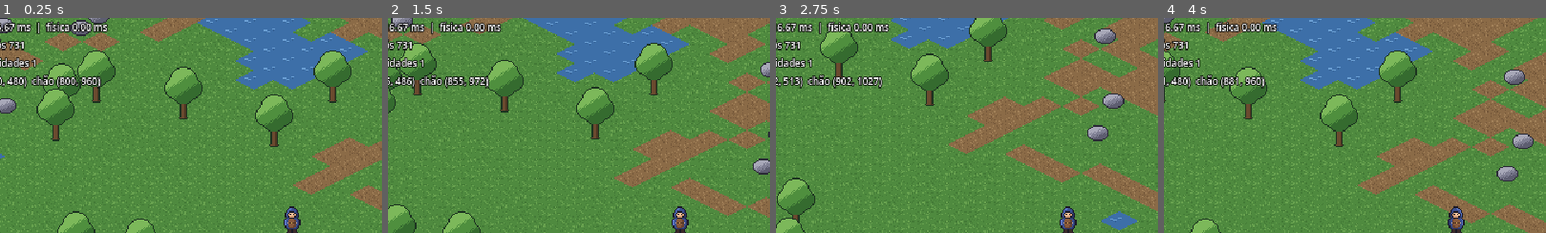
Above: before the commit, frames 1-4 (left to right).
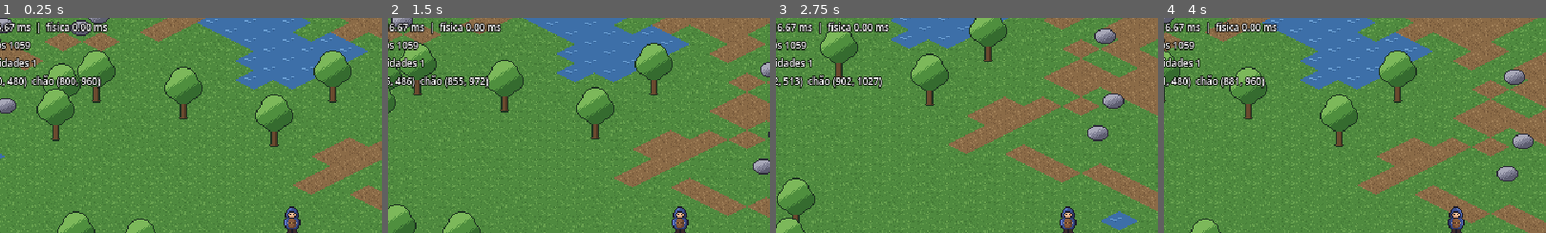
Above: after the commit, the same moments.

Repository: joaovictormendessilva/2d-isometric
Game: Godot game, scene res://scenes/main/main.tscn
Two runs of this game, one before a commit and one after it. Both use one fixed random seed, a clock stepped at 60 frames per second and the inputs below.
Inputs:
- Up to frame 1 (0.25 s): no input
- Up to frame 2 (1.5 s): tap Enter at 0.5 s; hold D (move_right) 0.53-1.28 s; hold S (move_down) from 1.28 s (still down)
- Up to frame 3 (2.75 s): release S (move_down) at 2.03 s; hold D (move_right) from 2.03 s (still down)
- Up to frame 4 (4 s): release D (move_right) at 2.78 s; hold W (move_up) 2.78-3.53 s; hold A (move_left) from 3.53 s (still down)
The pictures show only the part of the screen within x 12-62%, y 0-50%; the shares and areas given below are measured in that part.

The runs differ from the first frame. In frame 1, 0.2% of the frame differs, in the area x 2-9%, y 10-16%; in frame 2, 0.2%; in frame 3, 0.2%; in frame 4, 0.2%.

Commit message:
Fade tall props when the local player walks behind them
OccluderFade component on the base prop scene: fades the sprite while a
local-player character stands behind it; props too short to hide a
character disable it. Physics layer masks centralized in PhysicsLayers.

Diff:
--- /dev/null
+++ b/core/physics_layers.gd
@@ -0,0 +1,6 @@
+class_name PhysicsLayers
+## Máscaras de bits das camadas de física (nomes em Project Settings > Layer Names > 2D Physics).
+## Arquivos .tscn usam os números direto; no código, use sempre estas constantes.
+
+const WORLD := 1 << 0  ## Terreno bloqueante e objetos fixos (árvores, pedras, prédios).
+const ACTORS := 1 << 1  ## Personagens e criaturas.
--- /dev/null
+++ b/scenes/components/occluder_fade.gd
@@ -0,0 +1,68 @@
+class_name OccluderFade
+extends Area2D
+## Deixa um objeto alto semitransparente enquanto um observador (o personagem do jogador
+## local) está ATRÁS dele, para o jogador nunca perder o próprio personagem de vista.
+## A zona de detecção é calculada a partir do sprite; objetos baixos demais para esconder
+## alguém (ex.: pedras) desligam o efeito sozinhos. Só apresentação: não afeta regras.
+
+## Grupo dos nós cuja visibilidade importa nesta tela (o personagem do jogador local).
+const VIEWER_GROUP := &"occlusion_viewer"
+## Sprites mais baixos que isto não escondem um personagem.
+const MIN_HIDING_HEIGHT := 20.0
+## Folga em volta do desenho para o efeito começar antes de o personagem sumir.
+const MARGIN := 4.0
+
+@export var sprite: Sprite2D
+@export_range(0.0, 1.0) var faded_alpha: float = 0.45
+@export var fade_time: float = 0.15
+
+var _viewers: Array[Node2D] = []
+var _faded := false
+var _tween: Tween
+
+
+func _ready() -> void:
+	var rect := sprite.get_rect()
+	if rect.size.y < MIN_HIDING_HEIGHT:
+		queue_free()
+		return
+	collision_layer = 0
+	collision_mask = PhysicsLayers.ACTORS
+	monitorable = false
+	var shape := RectangleShape2D.new()
+	shape.size = rect.grow(MARGIN).size
+	var zone := CollisionShape2D.new()
+	zone.shape = shape
+	zone.position = rect.get_center()
+	add_child(zone)
+	body_entered.connect(_on_body_entered)
+	body_exited.connect(_on_body_exited)
+	set_physics_process(false)
+
+
+func _on_body_entered(body: Node2D) -> void:
+	if body.is_in_group(VIEWER_GROUP):
+		_viewers.append(body)
+		set_physics_process(true)
+
+
+func _on_body_exited(body: Node2D) -> void:
+	_viewers.erase(body)
+	if _viewers.is_empty():
+		set_physics_process(false)
+		_set_faded(false)
+
+
+## Só roda enquanto há observador na zona: "atrás" = pés acima da base do objeto.
+func _physics_process(_delta: float) -> void:
+	_set_faded(_viewers.any(func(v: Node2D) -> bool: return v.global_position.y < global_position.y))
+
+
+func _set_faded(faded: bool) -> void:
+	if faded == _faded:
+		return
+	_faded = faded
+	if _tween:
+		_tween.kill()
+	_tween = create_tween()
+	_tween.tween_property(sprite, "modulate:a", faded_alpha if faded else 1.0, fade_time)
--- a/scenes/main/main.gd
+++ b/scenes/main/main.gd
@@ -40,6 +40,8 @@
 	character.entity_id = session.allocate_entity_id()
 	character.player_id = player_id
 	character.position = at
+	if player_id == LOCAL_PLAYER_ID:
+		character.add_to_group(OccluderFade.VIEWER_GROUP)
 	region.entities.add_child(character)
 	character.reset_physics_interpolation()
 	session.register_entity(character.entity_id, character)
--- a/scenes/props/prop.tscn
+++ b/scenes/props/prop.tscn
@@ -1,6 +1,7 @@
-[gd_scene load_steps=2 format=3]
+[gd_scene load_steps=3 format=3]
 
 [ext_resource type="Script" path="res://scenes/components/footprint.gd" id="1_footprint"]
+[ext_resource type="Script" path="res://scenes/components/occluder_fade.gd" id="2_occluder"]
 
 [node name="Prop" type="StaticBody2D"]
 collision_mask = 0
@@ -10,3 +11,7 @@
 
 [node name="Footprint" type="CollisionPolygon2D" parent="."]
 script = ExtResource("1_footprint")
+
+[node name="Occluder" type="Area2D" parent="." node_paths=PackedStringArray("sprite")]
+script = ExtResource("2_occluder")
+sprite = NodePath("../Sprite")
--- /dev/null
+++ b/tests/test_occlusion.gd
@@ -0,0 +1,32 @@
+extends TestCase
+## Objetos altos ficam semitransparentes quando o personagem local está atrás deles.
+
+const TREE_SCENE := preload("res://scenes/props/tree.tscn")
+const ROCK_SCENE := preload("res://scenes/props/rock.tscn")
+
+
+func test_tree_fades_only_when_viewer_is_behind() -> void:
+	var tree_prop: Node2D = add_to_tree(TREE_SCENE.instantiate())
+	var sprite: Sprite2D = tree_prop.get_node("Sprite")
+	var viewer := spawn_character(Vector2(0, -12))
+	viewer.add_to_group(OccluderFade.VIEWER_GROUP)
+	await physics_frames(20)
+	check(sprite.modulate.a < 0.6, "árvore transparente com o personagem atrás (a=%.2f)" % sprite.modulate.a)
+
+	viewer.position = Vector2(0, 10)  # na frente da base: a árvore volta ao normal
+	await physics_frames(20)
+	check(is_equal_approx(sprite.modulate.a, 1.0), "árvore opaca com o personagem na frente")
+
+
+func test_other_characters_do_not_fade_trees() -> void:
+	var tree_prop: Node2D = add_to_tree(TREE_SCENE.instantiate())
+	spawn_character(Vector2(0, -12))  # sem o grupo de observador (ex.: outro jogador/monstro)
+	await physics_frames(20)
+	check(is_equal_approx((tree_prop.get_node("Sprite") as Sprite2D).modulate.a, 1.0),
+		"só o personagem local deixa objetos transparentes")
+
+
+func test_low_props_never_fade() -> void:
+	var rock: Node2D = add_to_tree(ROCK_SCENE.instantiate())
+	await physics_frames(1)
+	check(not rock.has_node("Occluder"), "pedra é baixa demais para esconder alguém")
--- a/tools/generate_meadow_region.gd
+++ b/tools/generate_meadow_region.gd
@@ -53,7 +53,7 @@
 	ts.tile_layout = TileSet.TILE_LAYOUT_DIAMOND_DOWN
 	ts.tile_size = Iso.TILE_SIZE
 	ts.add_physics_layer()
-	ts.set_physics_layer_collision_layer(0, 1)  # camada "world"
+	ts.set_physics_layer_collision_layer(0, PhysicsLayers.WORLD)
 	ts.set_physics_layer_collision_mask(0, 0)
 
 	var source := TileSetAtlasSource.new()
Not shown, added: core/physics_layers.gd.uid
Not shown, added: scenes/components/occluder_fade.gd.uid
Not shown, added: tests/test_occlusion.gd.uid
